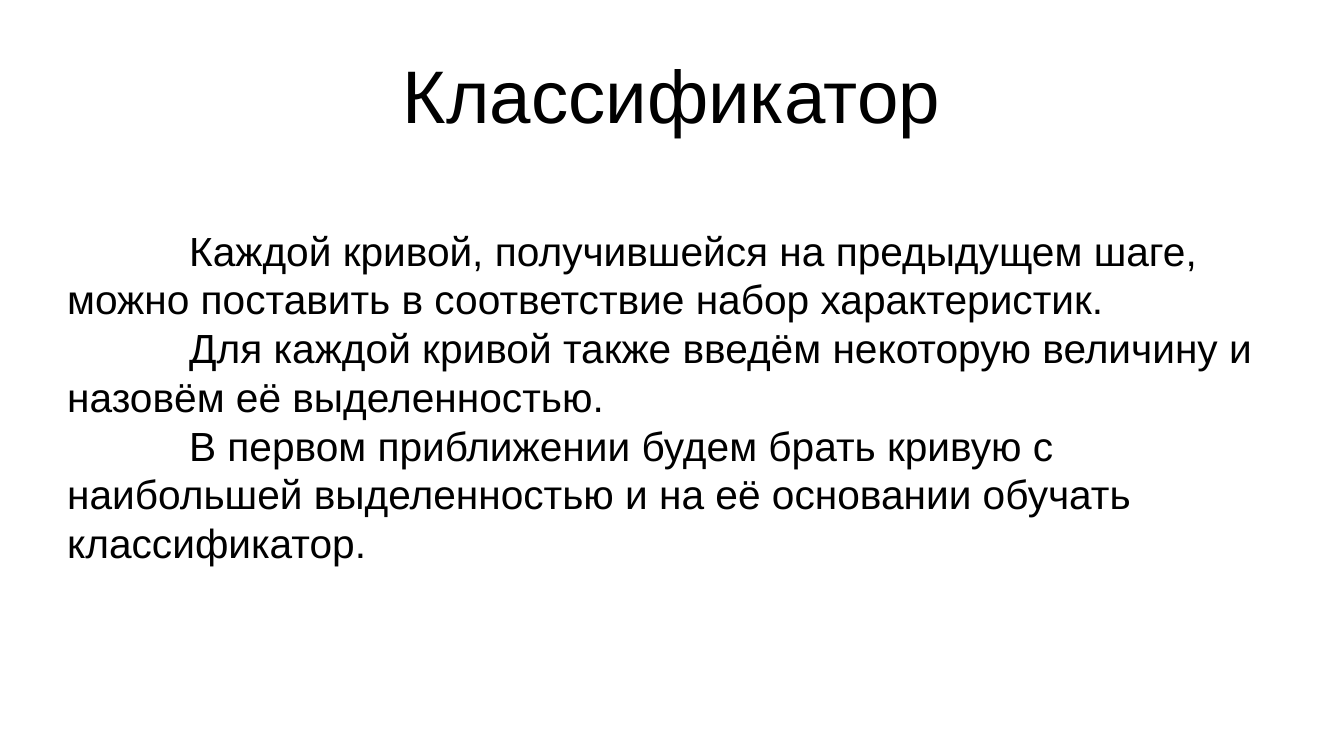
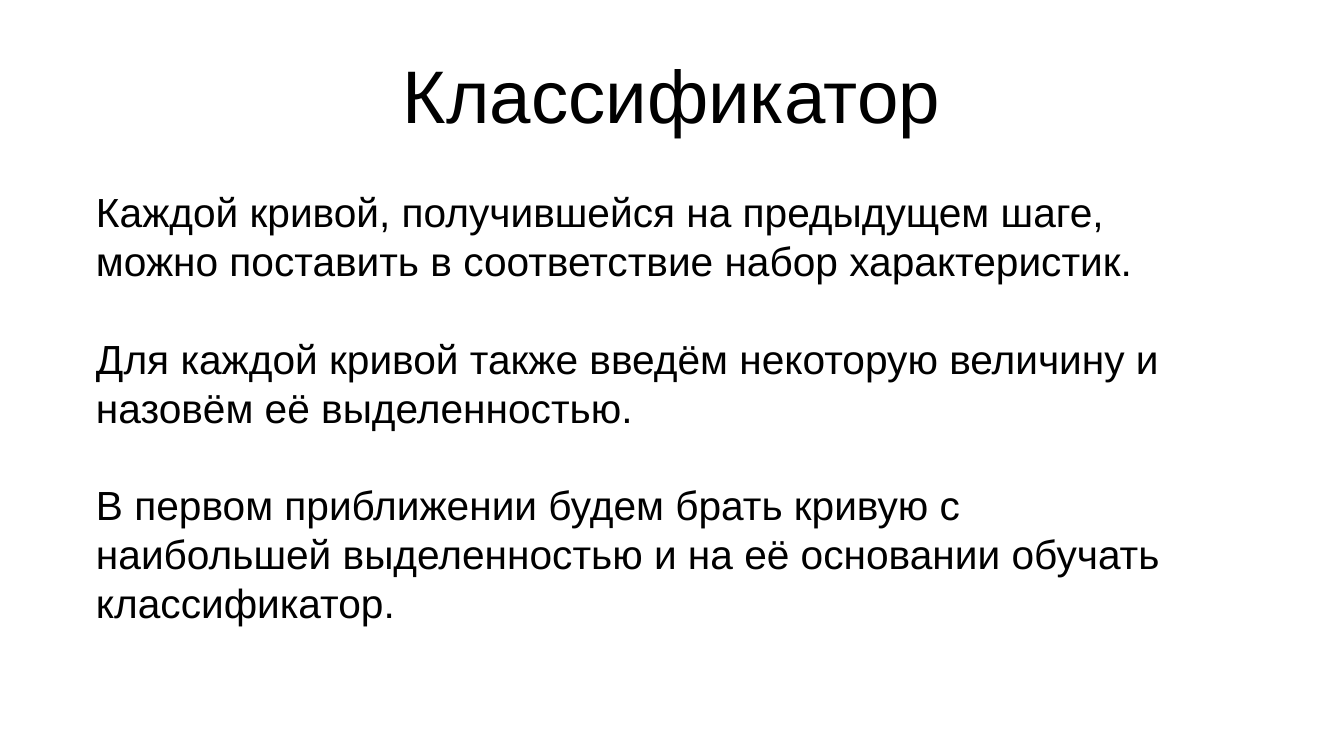
Before and after one commit to Apollon76/signature_detection, a slide deck: slide 7 of presentation.odp. Drawn at 1344x756 pixels with LibreOffice and Linux fonts; fonts in the diff are those of the drawing. Boxes give left, top, right and bottom in pixels: in the first picture for what was removed or moved away, otherwise in the second. Text is boxed around its words. In the diff, an @@ line names an element or a change of style, - is before the commit and + after.

```diff
--- a/presentation.odp
+++ b/presentation.odp
@@ subtitle "Каждой кривой, получившейся на предыдущем ..." rewrapped from [67, 235, 1252, 566] to [96, 196, 1160, 625] @@
```
Also in this commit, not shown: 1 other slide changed.
